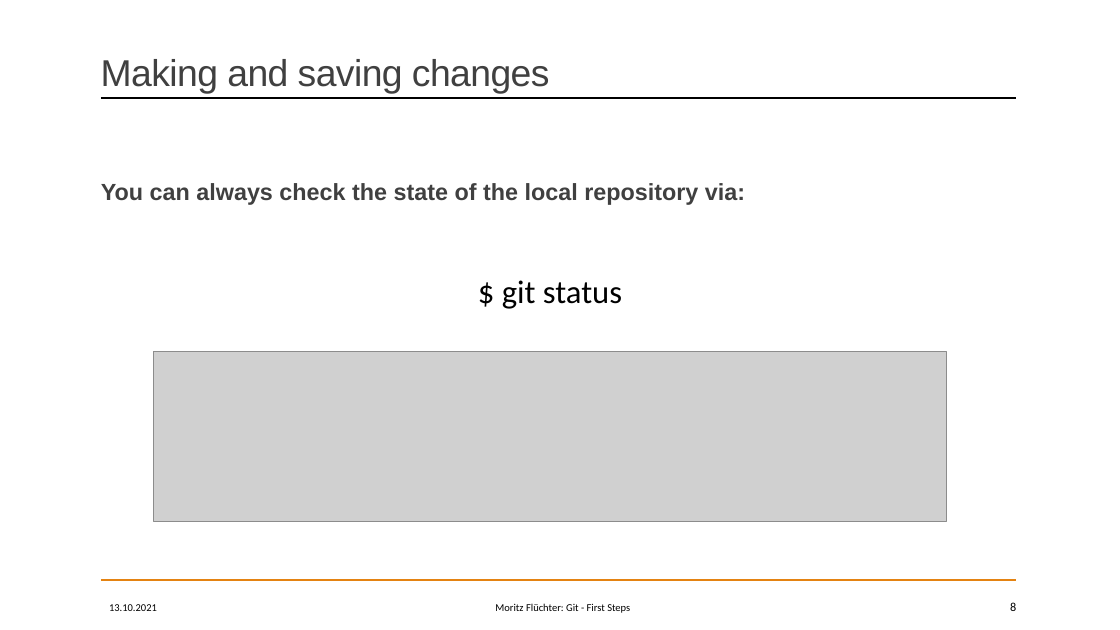
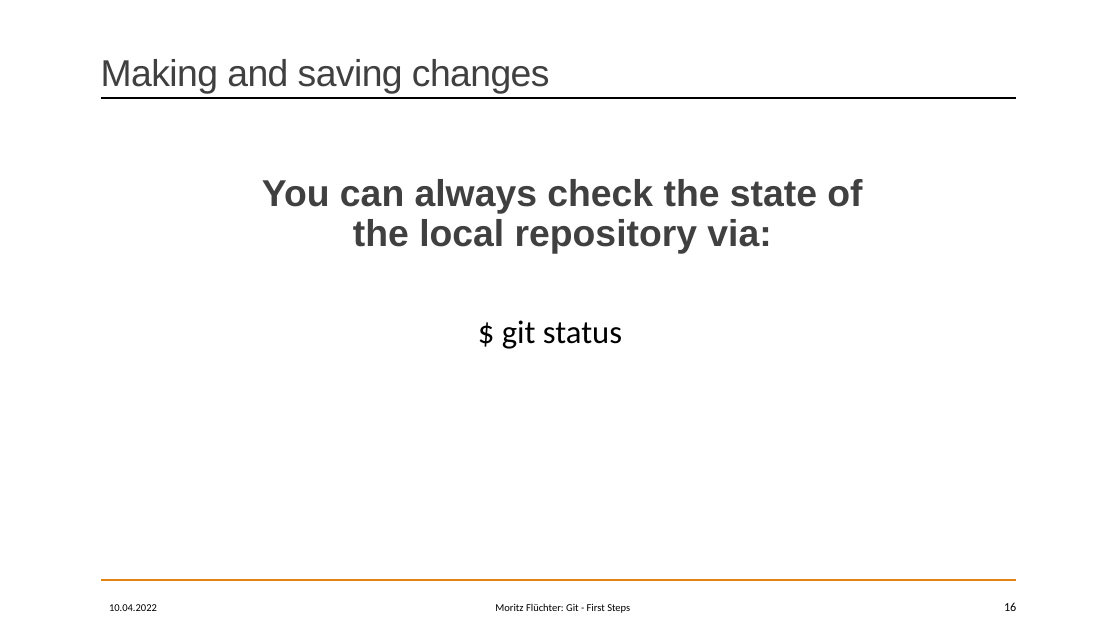
Before and after one commit to MoritzFlu/GitWorkshop, a slide deck: slide 16 of Presentation/02 - First Steps.pptx (slide 8 before the commit). Drawn at 1120x630 pixels with LibreOffice and Linux fonts; fonts in the diff are those of the drawing; grey boxes stand for pictures. Boxes give left, top, right and bottom in pixels: in the first picture for what was removed or moved away, otherwise in the second. Text is boxed around its words. In the diff, an @@ line names an element or a change of style, - is before the commit and + after.

```diff
--- a/Presentation/02 - First Steps.pptx
+++ b/Presentation/02 - First Steps.pptx
@@ text "You can always check the ...": place and size @@
-text "You can always check the ..." at bbox=[101, 183, 745, 205]
+text "You can always check the ..." at bbox=[262, 179, 862, 254]
@@ text "You can always check the ..." at bbox=[262, 179, 862, 254]: size 20 to 32 pt; alignment left to centre @@
@@ text "$ git status": place and size @@
-text "$ git status" at bbox=[502, 280, 622, 309]
+text "$ git status" at bbox=[502, 320, 622, 349]
@@ picture removed at bbox=[154, 352, 946, 522] @@
@@ text at bbox=[109, 604, 157, 611]: text changed @@
-13.10.2021
+10.04.2022
@@ page number at bbox=[1004, 602, 1016, 611]: text changed @@
-8
+16
```
Also in this commit, not shown: 14 other slides changed, 12 slides added, 5 other files.
